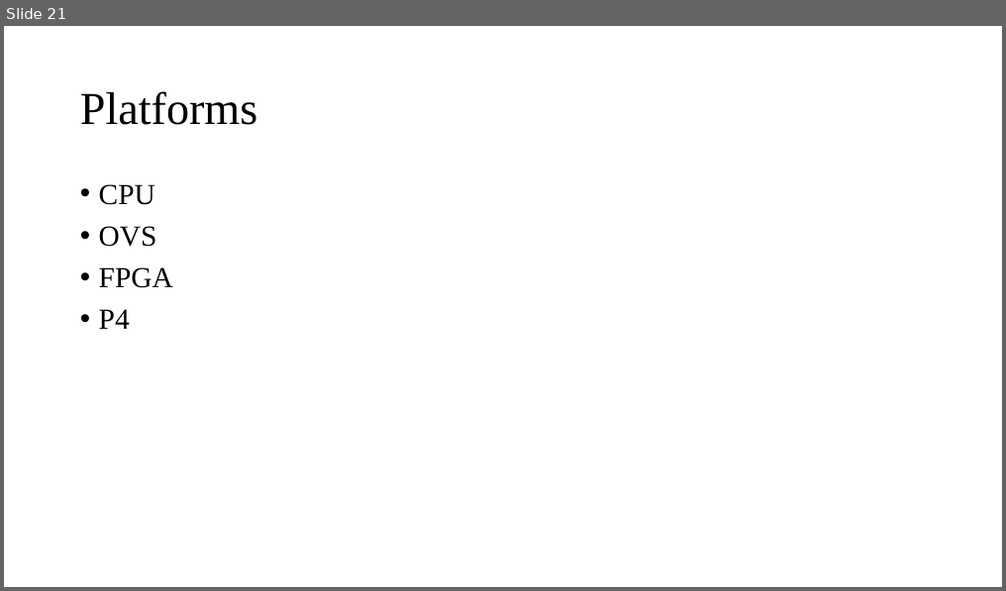
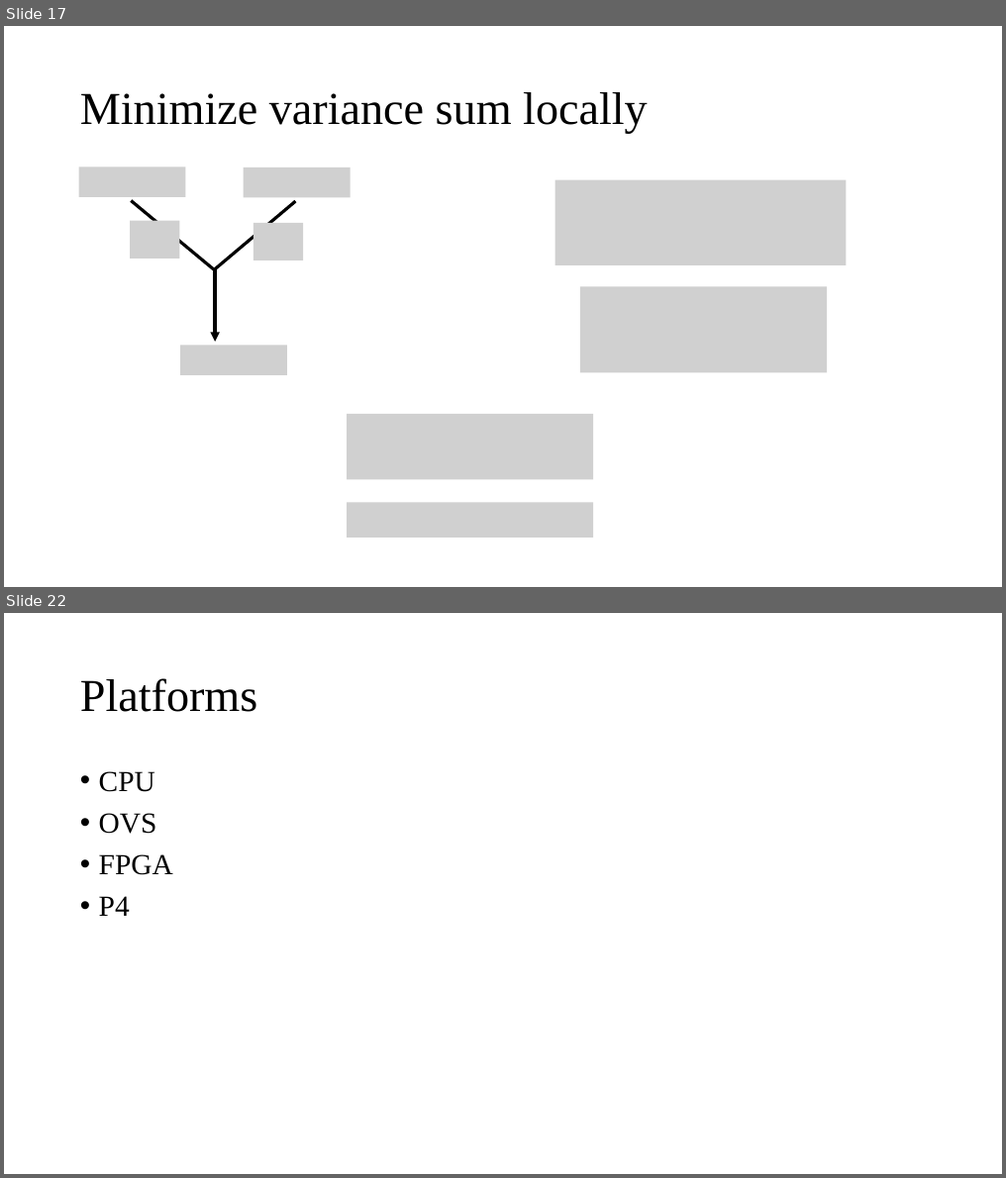
Before and after one commit to Lipox/Dimension, a slide deck: dimensions.pptx. Shown one above the other, each under a label of ours: slide 21 before the commit, slides 17 and 22 after it; the slides between them are not shown. The pictures are 1006x591 and 1006x1178 pixels, drawn with LibreOffice and Linux fonts; fonts in the diff are those of the drawing; grey boxes stand for pictures. Boxes give left, top, right and bottom in pixels: in the first picture for what was removed or moved away, otherwise in the second. Text is boxed around its words. In the diff, an @@ line names an element or a change of style, - is before the commit and + after.

```diff
--- a/dimensions.pptx
+++ b/dimensions.pptx
@@ slide 17 added at [4, 26, 1002, 587], background #FFFFFF @@
@@ title added at [80, 92, 648, 134], 44 pt, text #000000 @@
+Minimize variance sum locally
@@ picture added at [79, 167, 186, 196] @@
@@ picture added at [244, 168, 350, 197] @@
@@ line added from (214, 271) to (132, 201), #000000 3 pt @@
@@ line added from (214, 271) to (296, 201), #000000 3 pt @@
@@ picture added at [555, 180, 846, 266] @@
@@ picture added at [130, 221, 179, 258] @@
@@ picture added at [253, 223, 303, 261] @@
@@ arrow added from (215, 271) to (215, 342), #000000 3 pt @@
@@ picture added at [580, 286, 828, 372] @@
@@ picture added at [180, 345, 288, 374] @@
@@ picture added at [347, 414, 594, 479] @@
@@ picture added at [347, 503, 594, 538] @@
@@ what was slide 21 is now slide 22 @@
```
Also in this commit, not shown: 5 slides changed, 14 other slides added, 11 slides removed.
